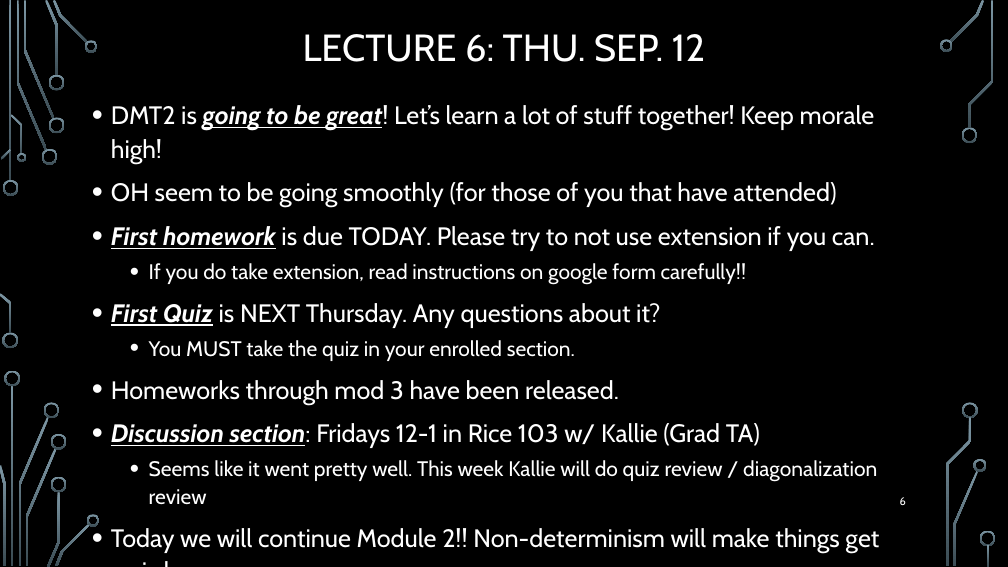
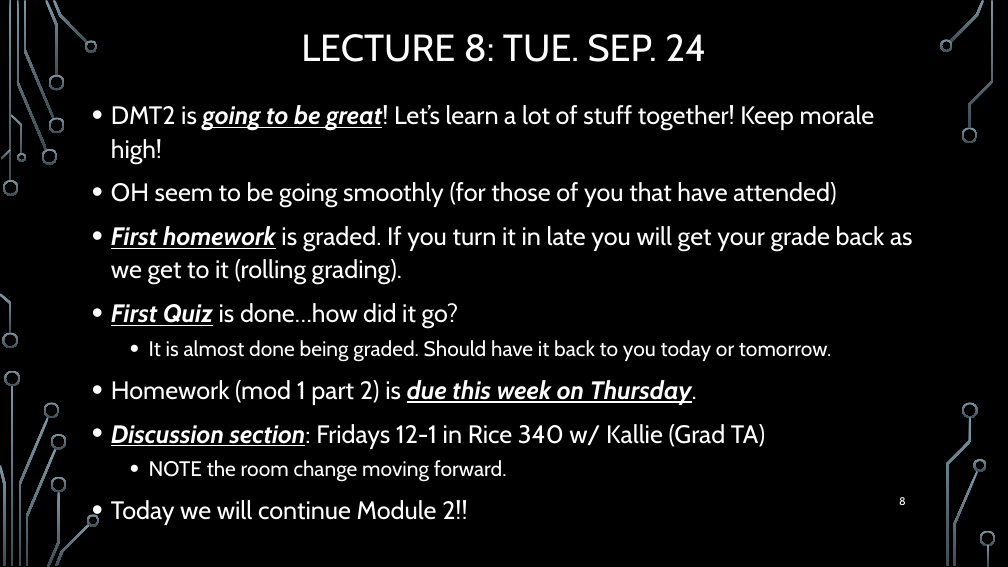
Before and after one commit to markfloryan/dmt2, a slide deck: slide 8 of slides/00-DailyAnnouncements.pptx (slide 6 before the commit). Drawn at 1008x567 pixels with LibreOffice and Linux fonts; fonts in the diff are those of the drawing; background and template pictures are left out. Boxes give left, top, right and bottom in pixels: in the first picture for what was removed or moved away, otherwise in the second. Text is boxed around its words. In the diff, an @@ line names an element or a change of style, - is before the commit and + after.

```diff
--- a/slides/00-DailyAnnouncements.pptx
+++ b/slides/00-DailyAnnouncements.pptx
@@ title at [301,34,706,62]: text changed @@
-LECTURE 6: THU. SEP. 12
+LECTURE 8: TUE. SEP. 24
@@ text at [111,226,913,525]: text changed @@
-• First homework is due TODAY. Please try to not use extension if you can.
-  • If you do take extension, read instructions on google form carefully!!
-• First Quiz is NEXT Thursday. Any questions about it?
-  • You MUST take the quiz in your enrolled section.
-• Homeworks through mod 3 have been released.
-• Discussion section: Fridays 12-1 in Rice 103 w/ Kallie (Grad TA)
-  • Seems like it went pretty well. This week Kallie will do quiz review / diagonalization review
-• Today we will continue Module 2!! Non-determinism will make things get weird.
+• First homework is graded. If you turn it in late you will get your grade back as we get to it (rolling grading).
+• First Quiz is done…how did it go?
+  • It is almost done being graded. Should have it back to you today or tomorrow.
+• Homework (mod 1 part 2) is due this week on Thursday.
+• Discussion section: Fridays 12-1 in Rice 340 w/ Kallie (Grad TA)
+  • NOTE the room change moving forward.
+• Today we will continue Module 2!!
```
Also in this commit, not shown: 1 other file.
